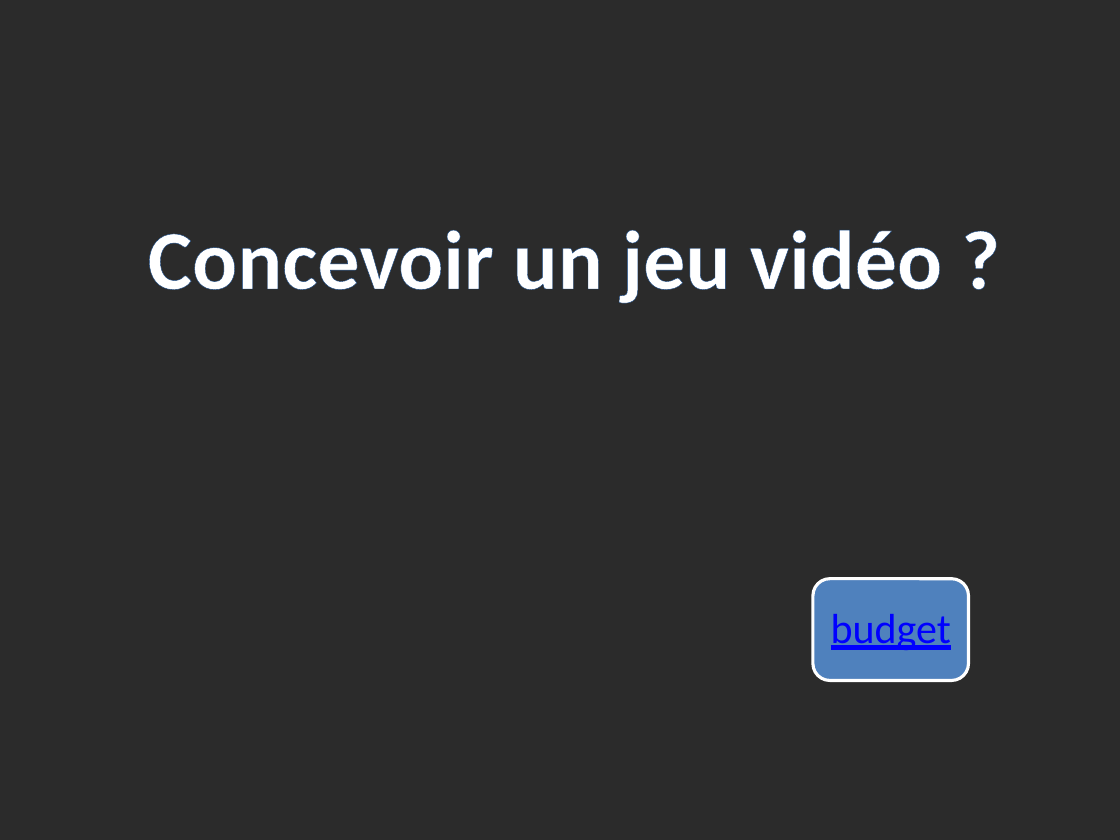
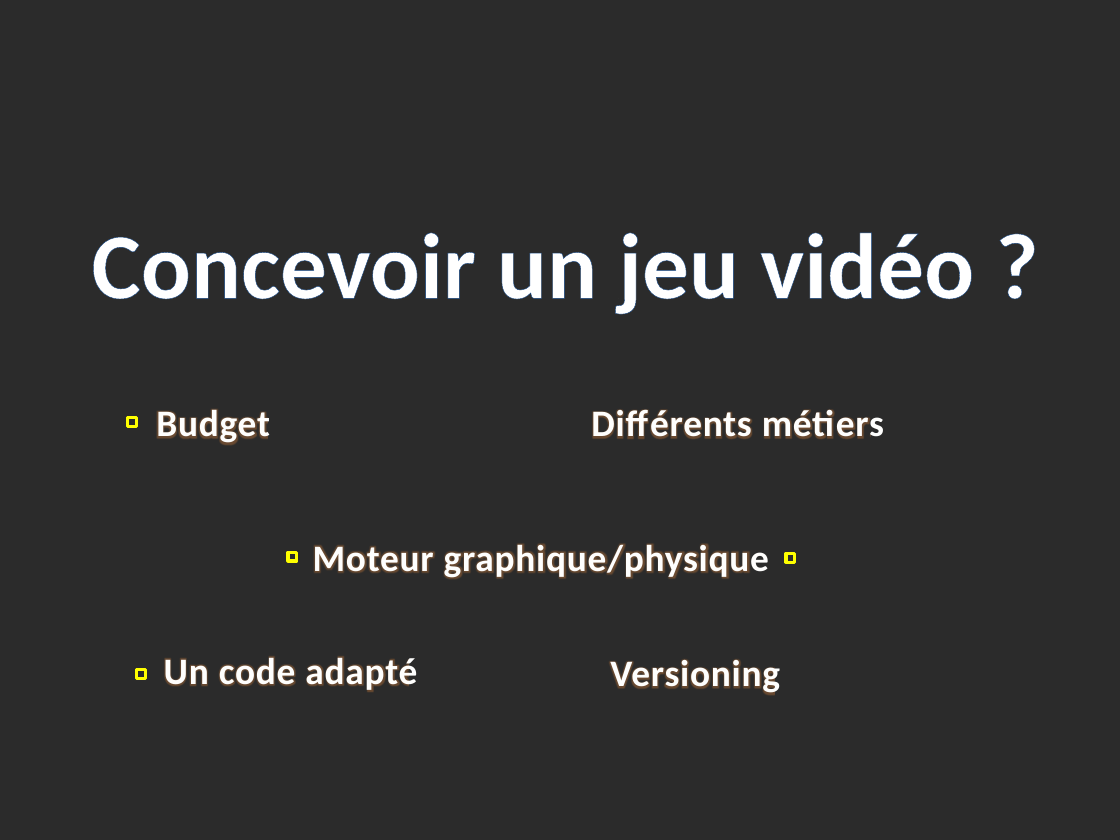
Before and after one commit to SylvainTorrenti/expos-, a slide deck: slide 4 of PowerPoint/Les Jeux Vidéo.pptx. Drawn at 1120x840 pixels with LibreOffice and Linux fonts; fonts in the diff are those of the drawing; background and template pictures are left out; a plain dark background stands for a picture behind light text. Boxes give left, top, right and bottom in pixels: in the first picture for what was removed or moved away, otherwise in the second. Text is boxed around its words. In the diff, an @@ line names an element or a change of style, - is before the commit and + after.

Commit message:
up

```diff
--- a/PowerPoint/Les Jeux Vidéo.pptx
+++ b/PowerPoint/Les Jeux Vidéo.pptx
@@ text "Concevoir un jeu vidéo ?": place and size @@
-text "Concevoir un jeu vidéo ?" at (148, 230, 942, 304)
+text "Concevoir un jeu vidéo ?" at (91, 232, 974, 315)
@@ text "Concevoir un jeu vidéo ?" at (91, 232, 974, 315): size 54 to 60 pt @@
@@ rectangle added at (128, 418, 137, 427), outline #FFFF00 2 pt @@
@@ text "Budget" at (156, 409, 270, 444): vertical alignment middle to top @@
@@ text at (156, 409, 270, 444): text changed; size 27 to 24 pt; text colour #0000FF to #FFFEFE; bold on @@
-budget
+Budget
@@ text added at (591, 409, 884, 439), 24 pt, text #FFFEFE, bold @@
+Différents métiers
@@ rectangle added at (288, 552, 297, 561), outline #FFFF00 2 pt @@
@@ text added at (313, 544, 769, 579), 24 pt, text #FFFEFE, bold @@
+Moteur graphique/physique
@@ rectangle added at (786, 553, 795, 562), outline #FFFF00 2 pt @@
@@ rounded rectangle removed at (813, 579, 969, 681) @@
@@ text added at (164, 656, 417, 692), 24 pt, text #FFFEFE, bold @@
+Un code adapté
@@ text added at (610, 659, 780, 695), 24 pt, text #FFFEFE, bold @@
+Versioning
@@ rectangle added at (137, 670, 146, 679), outline #FFFF00 2 pt @@
```
Also in this commit, not shown: 1 other slide changed, 5 slides added, 1 slide removed.
